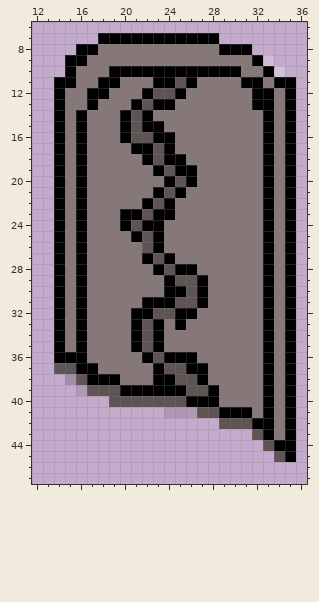
Pixel-art sprite -- images/labDoor.png. That is the earlier state.
The file is 50x50 pixels. Pixels under 10% opacity are left out. Colours within 5 levels of each other are drawn and written as one. Shown: x 12..36, y 6..47.
The same view after the edit:
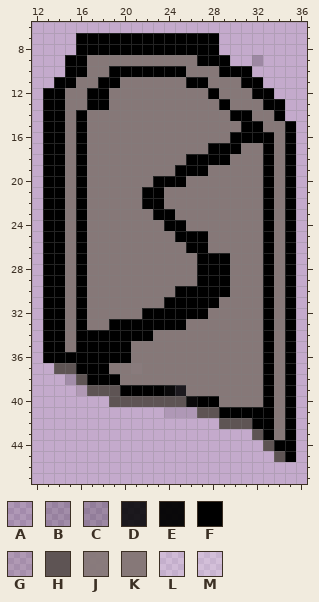
Palette (. is transparent): A #0000001b  B #0000002c  C #00000033  D #000000da  E #000000f2  F #000000  G #5e545432  H #5e5454  J #867878f2  K #867878  L #ffffff32  M #ffffff3f
Edits made:
Colour F gives way to colour C in row 9 at x 32.
Colour F gives way to colour D in row 39 at x 25.
Colour F gives way to colour E in row 39 at x 24; in row 40 at x 26.
The edit adds colour F in row 7 at x 16 to 17; in rows 12 to 36 at x 13.
Colour H gives way to colour F in row 20 at x 25; in row 22 at x 23; in row 30 at x 26; in row 31 at x 25 to 26; in row 32 at x 23 to 24; in rows 33 to 34 at x 22.
Colour K gives way to colour F in row 8 at x 18 to 28; in row 9 at x 27 to 29; in row 10 at x 16 and 31; in row 11 at x 27; in row 12 at x 28; in row 13 at x 18, 29 and 34.
Colour K gives way to colour F in row 14 at x 30 to 31 and 34; in row 15 at x 31 to 32; in row 16 at x 30 to 32; in row 17 at x 28 to 30; in row 18 at x 26 to 29; in row 19 at x 27.
Colour K gives way to colour F in row 20 at x 23; in row 21 at x 22; in row 24 at x 24 to 25; in row 25 at x 25 to 27; in row 26 at x 26 to 27; in rows 27 to 28 at x 27 to 29.
Colour K gives way to colour F in rows 29 to 30 at x 28 to 29; in row 31 at x 28; in row 32 at x 27; in row 33 at x 19 to 20 and 24; in rows 34 to 36 at x 17 to 20; in row 37 at x 18.
Colour K gives way to colour F in row 41 at x 32.
Colour K gives way to colour J in row 37 at x 21.
Colour F gives way to colour K in row 10 at x 26 to 28; in row 11 at x 23 to 24; in row 12 at x 22 and 25; in row 13 at x 21, 23 to 24 and 32; in row 14 at x 20, 22 and 33; in row 15 at x 20, 22 to 23 and 33.
Colour F gives way to colour K in row 16 at x 20 and 23 to 24; in row 17 at x 21 to 22 and 24; in row 18 at x 22 and 24 to 25; in row 19 at x 23; in row 20 at x 26; in row 21 at x 25.
Colour F gives way to colour K in row 22 at x 24; in row 23 at x 20 to 21; in row 24 at x 20 and 22 to 23; in row 25 at x 21 and 23; in row 26 at x 23; in row 27 at x 22 and 24.
Colour F gives way to colour K in row 28 at x 23 and 25 to 26; in rows 29 to 30 at x 24; in row 31 at x 22 to 23; in row 32 at x 21; in row 34 at x 23; in row 35 at x 21 and 23.
Colour F gives way to colour K in row 36 at x 22 and 24 to 26; in row 37 at x 23 and 26 to 27; in row 38 at x 23 to 24 and 27; in row 39 at x 28.
Colour H gives way to colour K in row 11 at x 25; in row 12 at x 23 to 24; in row 13 at x 22; in rows 14 to 15 at x 21; in row 16 at x 21 to 22; in rows 17 to 18 at x 23.
Colour H gives way to colour K in row 19 at x 24; in row 21 at x 24; in row 23 at x 22; in row 24 at x 21; in rows 25 to 26 at x 22; in row 27 at x 23.
Colour H gives way to colour K in row 28 at x 24; in row 29 at x 25 to 26; in row 35 at x 22; in row 36 at x 23; in row 37 at x 24 to 25; in row 38 at x 25 to 26.
Colour H gives way to colour K in row 39 at x 26 to 27.
Colour F is removed in row 8 at x 29 to 31; in row 10 at x 33; in row 11 at x 34 to 35; in rows 12 to 14 at x 35.
Colour K is removed in row 9 at x 30 to 31; in row 10 at x 32; in row 11 at x 33; in row 12 at x 34.
Colour L is removed in row 9 at x 33.
Colour M is removed in row 10 at x 34.
